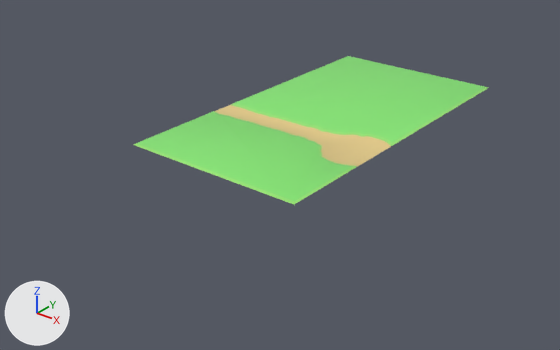
Before and after pictures for a commit that changed the Blender file TresFabulasGeniales/Assets/Modelos/entorno/segundaHistoria/primera_escena.blend.
The view is the same before and after, from a 50 mm camera at (476.0, -723.0, 324.0) aimed at (12.0, -143.0, -36.0). Every picture has the same lights, and +X, +Y and +Z are marked at lower left.

Before the edit, the objects in view are built like this:
```python
me_plane = bpy.data.meshes.new('Plane')
me_plane.from_pydata(...)  # 118 vertices, 62 faces; spans x -1.0..1.0, y -1.53..1.0, z -0.01..0.02
me_plane.polygons.foreach_set('use_smooth', [True] * 62)
# faces by material slot: [59, 1, 2]
me_plane.materials.append(mat_material_001)  # green #9de777
me_plane.materials.append(mat_material_002)  # yellow #e7ce89
me_plane.materials.append(mat_material_003)  # green #87e774
ob_plane = bpy.data.objects.new('Plane', me_plane)
ob_plane.location = (0.0, 0.0, 0.0)
ob_plane.scale = (-106.0, 157.0, 91.7)
```
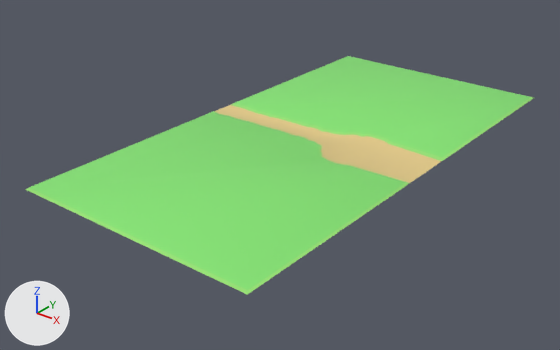
The change in detail:
me_plane has 118 vertices, 62 faces and spans x -1.0..1.0, y -1.53..1.0, z -0.01..0.02.
me_plane is used by ob_plane; location (0.0, 0.0, 0.0); scale (-106.0, 157.0, 91.7).
me_plane part 1: all 2 vertices in x -1.0..-0.98, y -1.53..-1.51, z 0.0..0.02 are moved by (-0.55, -0.84, 0.0).
me_plane part 2: all 6 vertices in x -1.0..-0.98, y -0.9..1.0, z 0.0..0.02 are moved by (-0.55, 0.0, 0.0).
me_plane part 3: all 2 vertices in x 0.98..1.0, y -1.53..-1.51, z 0.0..0.02 are moved by (0.0, -0.84, 0.0).

What differs and where, as boxes [x1, y1, x2, y2] in the pictures (560 x 350 px; the box of a moved part takes in the faces that stretch with it):
'Plane', reshaped (44% wider, 61% taller)
    before: [134, 56, 488, 204]
    after: [25, 56, 534, 295]
part 1 of me_plane, moved or reshaped
    before: [294, 166, 358, 204]
    after: [247, 183, 410, 295]
part 2 of me_plane, moved or reshaped
    before: [214, 56, 488, 166]
    after: [214, 56, 534, 183]
part 3 of me_plane, moved or reshaped
    before: [134, 142, 353, 204]
    after: [25, 142, 406, 294]
